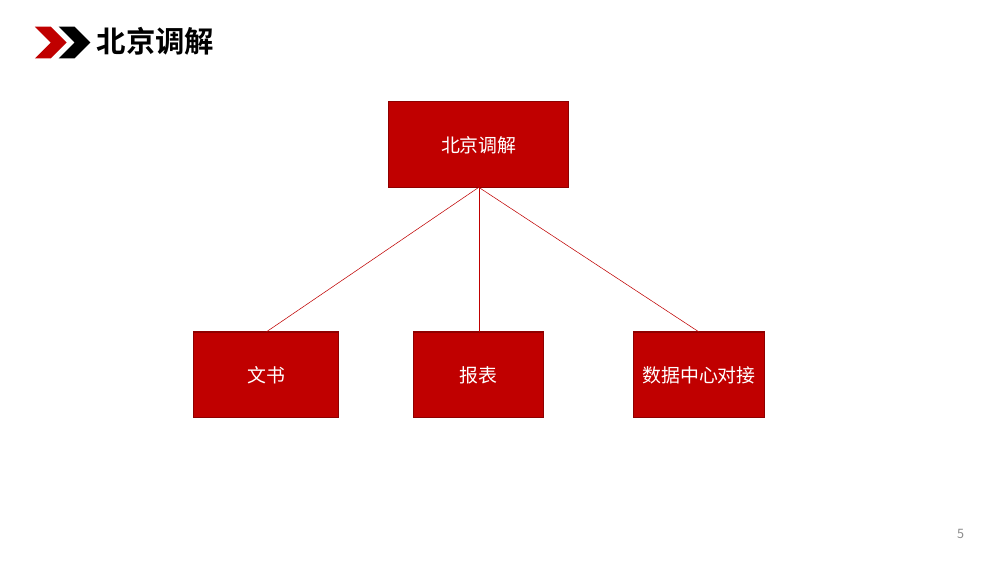
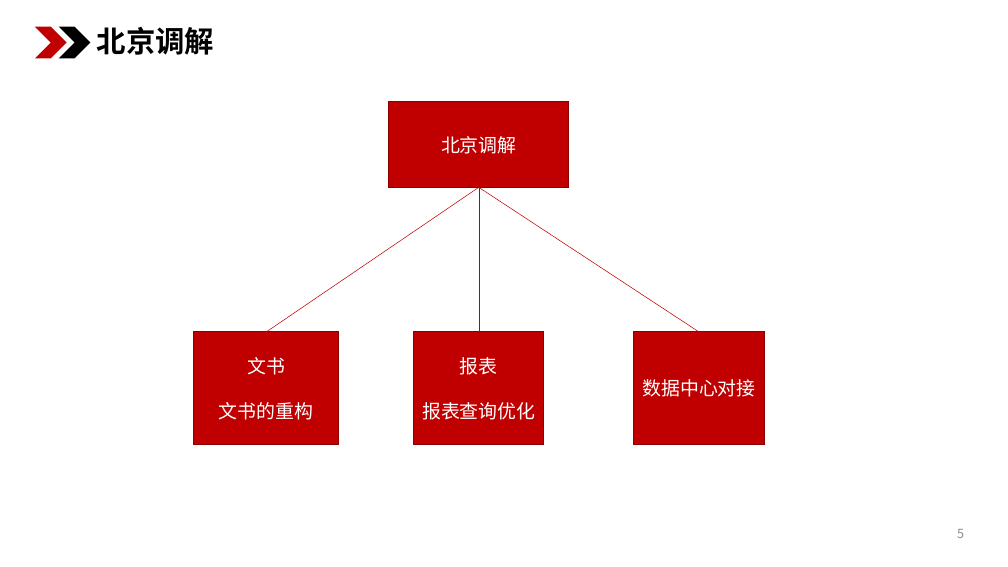
Before and after one commit to lsl645031854/ppt, a slide deck: slide 5 of 述职报告-李帅领.pptx. Drawn at 1008x567 pixels with LibreOffice and Linux fonts; fonts in the diff are those of the drawing. Boxes give left, top, right and bottom in pixels: in the first picture for what was removed or moved away, otherwise in the second. Text is boxed around its words. In the diff, an @@ line names an element or a change of style, - is before the commit and + after.

```diff
--- a/述职报告-李帅领.pptx
+++ b/述职报告-李帅领.pptx
@@ rectangle "文书": place and size @@
-rectangle "文书" at <box>194,332,339,417</box>
+rectangle "文书" at <box>194,332,339,445</box>
@@ rectangle "报表 报表查询优化": place and size @@
-rectangle "报表 报表查询优化" at <box>414,332,544,417</box>
+rectangle "报表 报表查询优化" at <box>414,332,544,445</box>
@@ text in rectangle at <box>422,357,535,420</box>: text changed @@
-报表
+报表
+报表查询优化
@@ rectangle "数据中心对接": place and size @@
-rectangle "数据中心对接" at <box>634,332,764,417</box>
+rectangle "数据中心对接" at <box>634,332,764,445</box>
@@ text in rectangle at <box>219,402,313,420</box>: paragraph added @@
+文书的重构
```
Also in this commit, not shown: 2 other slides changed.
